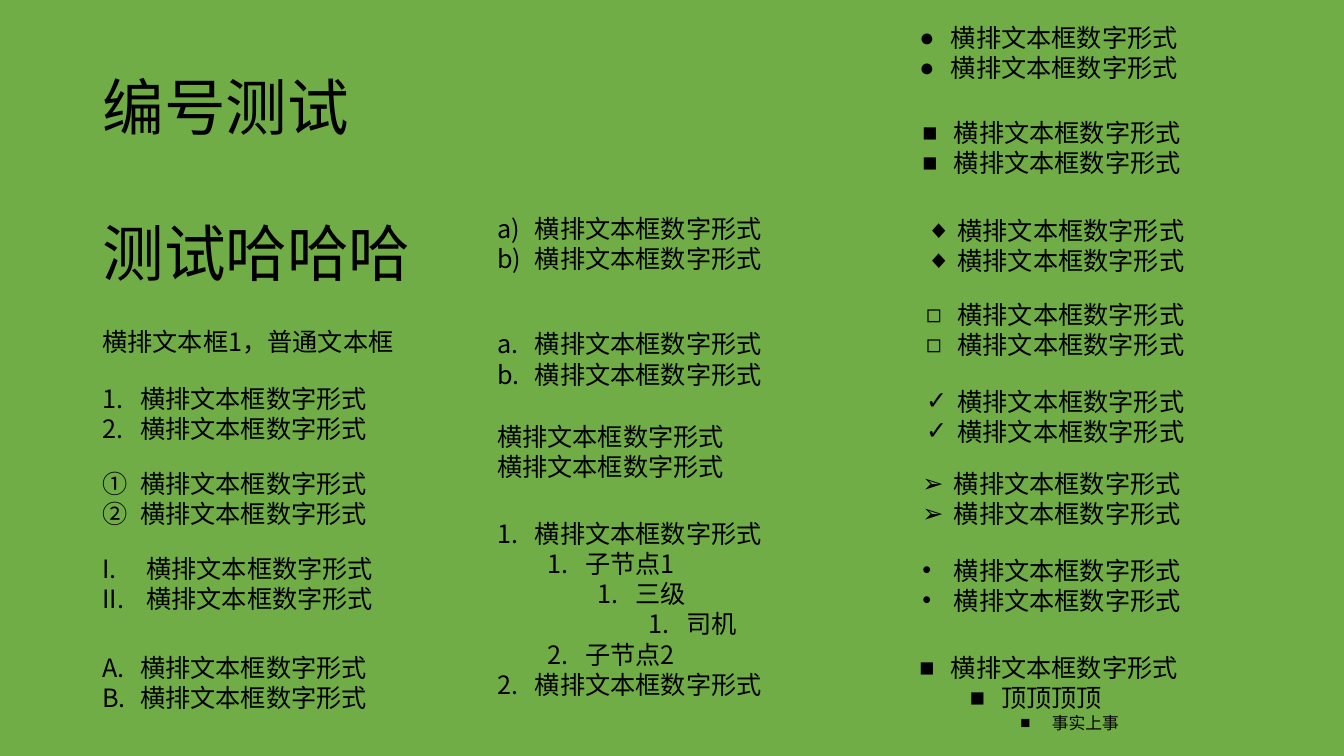
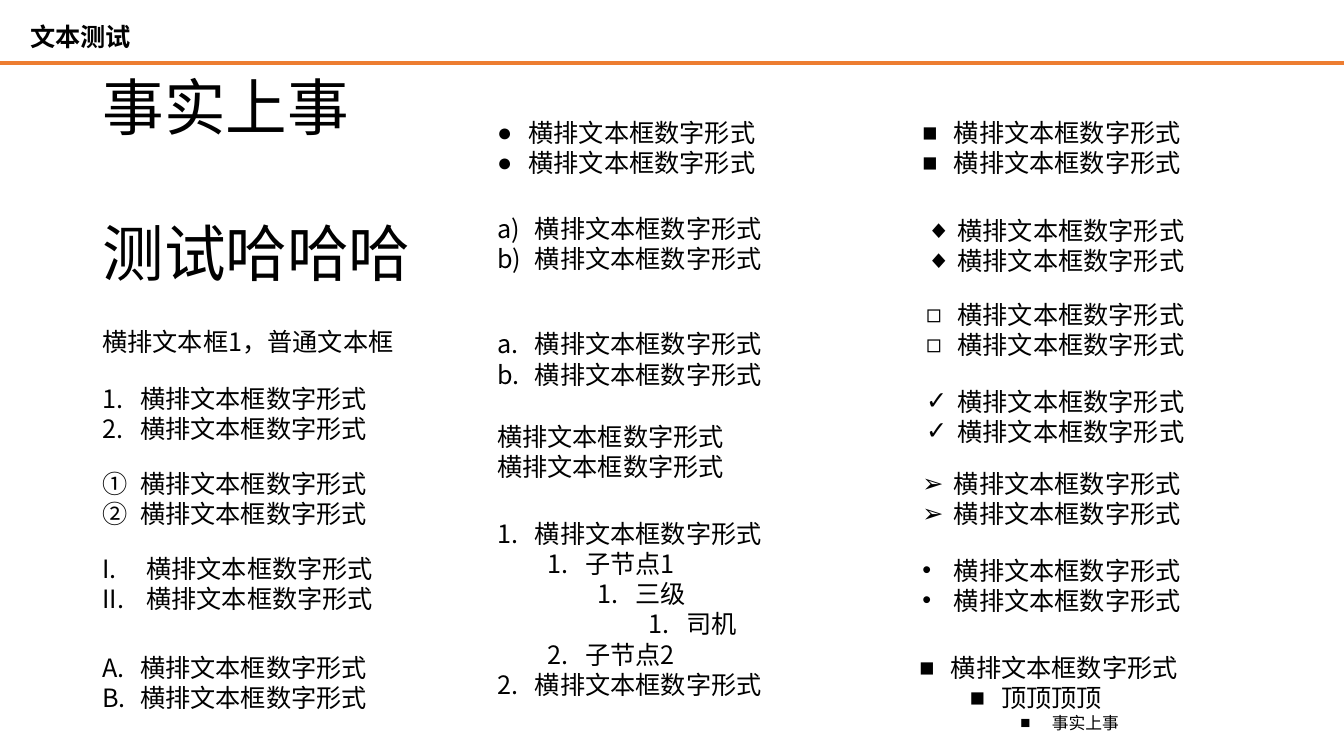
Before and after one commit to 501351981/pptx-preview, a slide deck: slide 5 of examples/dist/1.pptx (slide 3 before the commit). Drawn at 1344x756 pixels with LibreOffice and Linux fonts; fonts in the diff are those of the drawing. Boxes give left, top, right and bottom in pixels: in the first picture for what was removed or moved away, otherwise in the second. Text is boxed around its words. In the diff, an @@ line names an element or a change of style, - is before the commit and + after.

```diff
--- a/examples/dist/1.pptx
+++ b/examples/dist/1.pptx
@@ background #70AD47 to #FFFFFF @@
@@ text added at bbox=[30, 24, 131, 49], 18 pt, text #000000, bold @@
+文本测试
@@ line added from (0, 63) to (1344, 63), #ED7D31 3 pt @@
@@ text at bbox=[102, 78, 348, 135]: text changed @@
-编号测试
+事实上事
@@ text "横排文本框数字形式": place and size @@
-text "横排文本框数字形式" at bbox=[951, 26, 1178, 79]
+text "横排文本框数字形式" at bbox=[529, 120, 756, 174]
```
Also in this commit, not shown: 2 other slides changed, 3 slides added, 1 slide removed, 12 other files.
